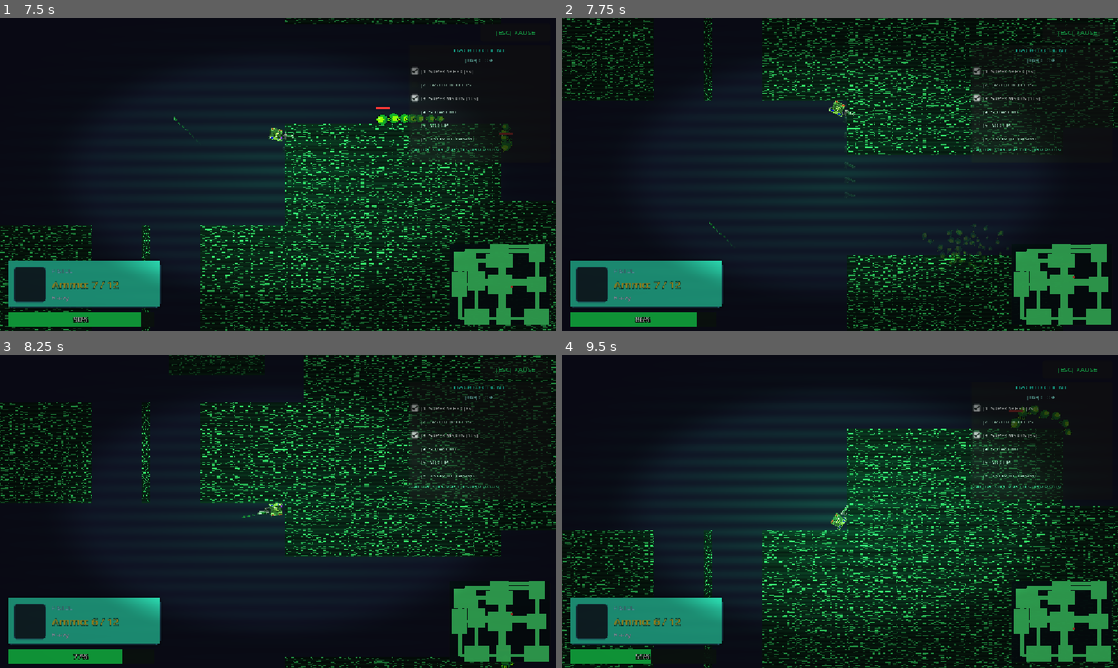
Above: before the commit, frames 1-4 (two rows, left to right).
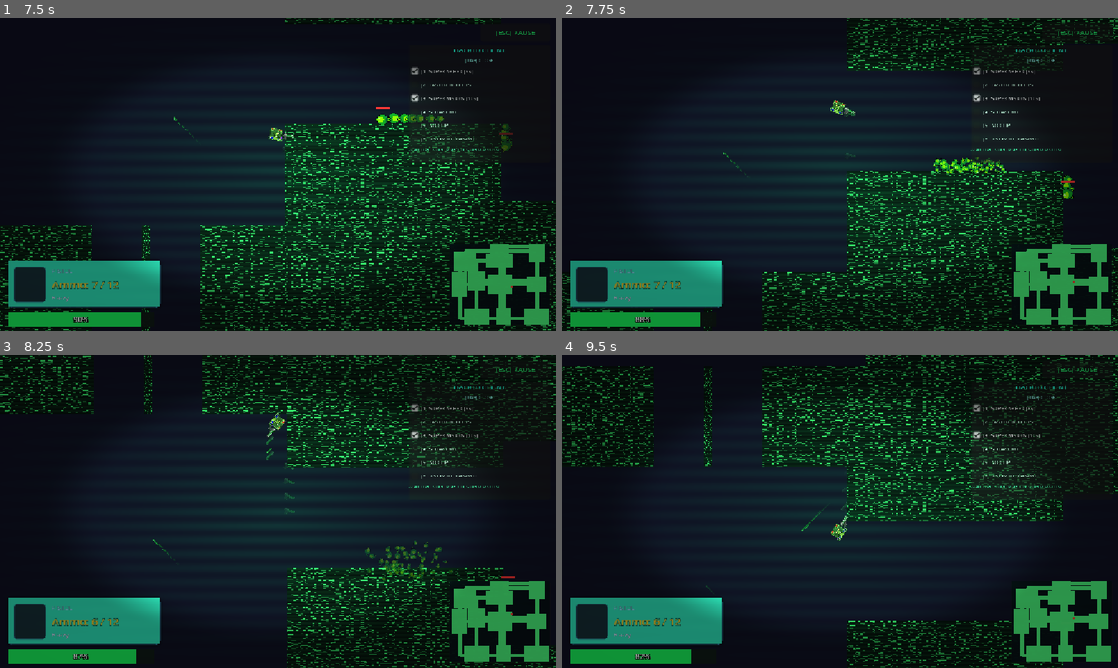
Above: after the commit, the same moments.

Repository: vision-for-change/rules-broken-v2
Game: Godot game, scene res://scenes/ui/GameOver.tscn
The game is run twice, just before and just after one commit, with the same random seed, the same clock (stepped at 60 frames per second) and the same inputs. This scene is started directly instead of the project's main scene.
Inputs (mouse positions are in pixels of both pictures, inside the frame that each line leads up to):
- Up to frame 1 (7.5 s): click "REBOOT SYSTEM (RETRY)" at 0.5 s; tap Enter (ui_accept) at 1.25, 1.52, 4.52 s; move the mouse to (400, 158) at 1.27 s; hold Right (move_right) 1.28-2 s; tap Space (dash) at 1.35, 3.05, 4.55, 6.05 s; click (400, 158) at 1.42 s; drag from (166, 190) to (316, 174) at 2.02 s; move the mouse to (333, 105) at 2.77 s; hold Right (move_right) 2.78-3.5 s; hold Tab (inspect) 2.78-3.5 s; drag from (250, 237) to (111, 127) at 3.52 s; move the mouse to (444, 221) at 4.27 s; hold Left (move_left) 4.28-5 s; tap Q (next_weapon) at 4.35 s; tap R (reload) at 4.9 s; drag from (111, 127) to (233, 174) at 5.02 s; move the mouse to (305, 174) at 5.77 s; hold Down (move_down) 5.78-6.5 s; tap 1 (slot_1) at 5.85 s; click (305, 174) at 5.92 s; drag from (194, 96) to (166, 190) at 6.52 s; move the mouse to (400, 158) at 7.27 s; hold Up (move_up) from 7.28 s (still down); tap 3 (slot_3) at 7.35 s
- Up to frame 2 (7.75 s): keep holding Up (move_up); tap Enter (ui_accept) at 7.52 s; tap Space (dash) at 7.55 s
- Up to frame 3 (8.25 s): release Up (move_up) at 8 s; drag from (166, 527) to (278, 502) at 8.02 s
- Up to frame 4 (9.5 s): move the mouse to (895, 442) at 8.77 s; hold Down (move_down) from 8.78 s (still down); tap F at 8.85 s; tap Space (dash) at 9.05 s

Frame 1 is identical in both runs. In frame 2, 15% of the frame differs, in the area x 0-100%, y 0-100%; in frame 3, 16%; in frame 4, 19%.

Commit message:
Add slow motion effect when dashing through enemies
- Both Snake and Worm now trigger a slow motion pulse when hit by super speed dash
- Slows time to 20% speed for 1 second (0.2, 1.0 parameters)
- Creates a satisfying visual effect for destroying enemies with dash attack

Co-authored-by: Copilot <223556219+Copilot@users.noreply.github.com>

Diff:
--- a/scenes/enemy/Snake.gd
+++ b/scenes/enemy/Snake.gd
@@ -73,6 +73,7 @@
 	if is_dashing and has_super_speed:
 		print("DEBUG: Snake shattering!")
 		_health = 0
+		ScreenFX.slow_motion_pulse(0.2, 1.0)
 		shatter()
 		return true
 
--- a/scenes/enemy/worm.gd
+++ b/scenes/enemy/worm.gd
@@ -64,6 +64,7 @@
 	if is_dashing and has_super_speed:
 		print("DEBUG: Worm shattering!")
 		_health = 0
+		ScreenFX.slow_motion_pulse(0.2, 1.0)
 		shatter()
 		return true
 
